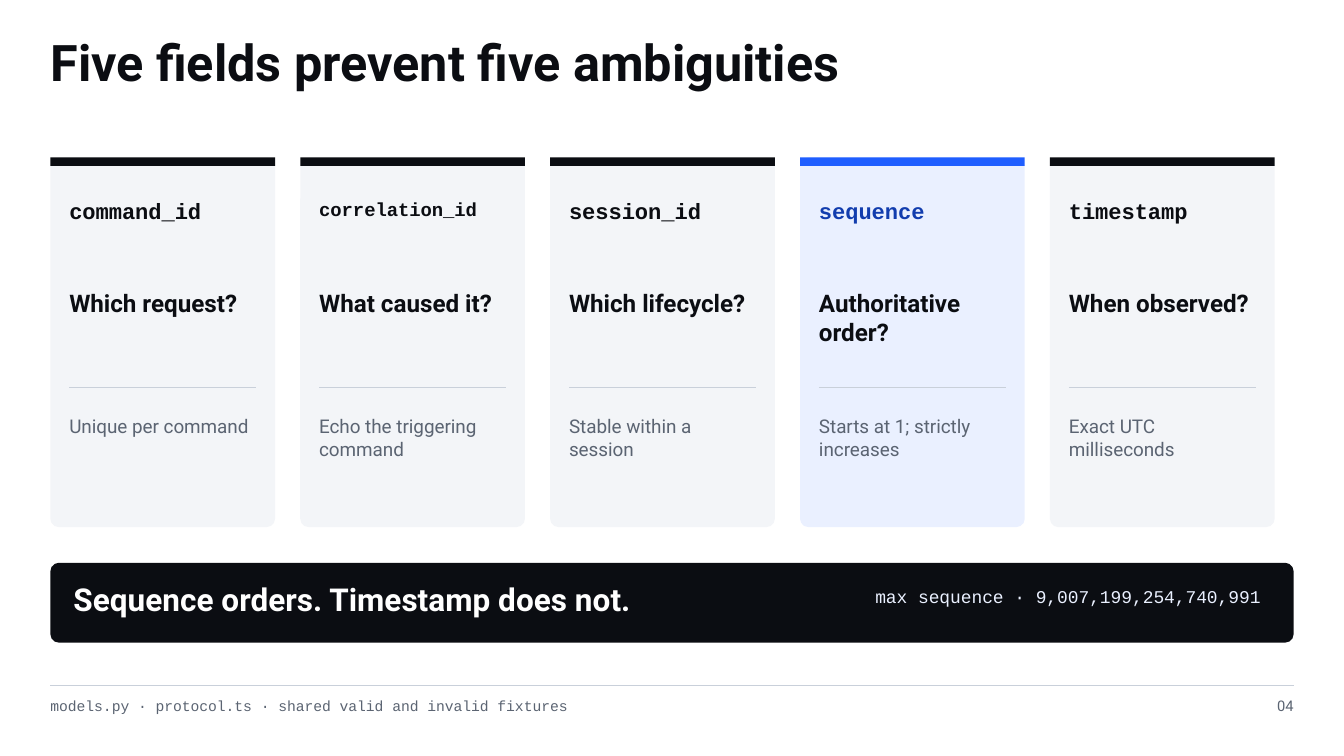
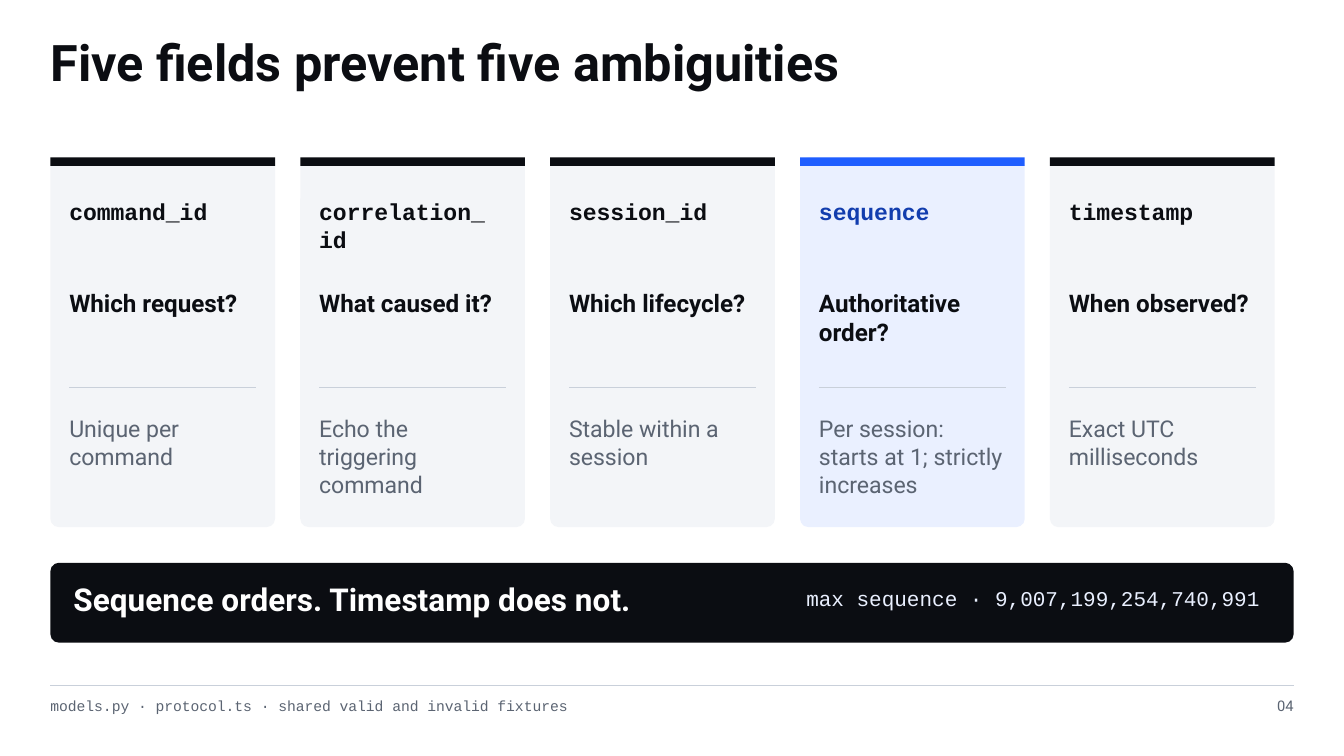
Before and after one commit to jimmie-potts/code-assist-harness, a slide deck: slide 4 of docs/lessons/assets/cah-004-protocol-v1.pptx. Drawn at 1344x756 pixels with LibreOffice and Linux fonts; fonts in the diff are those of the drawing. Boxes give left, top, right and bottom in pixels: in the first picture for what was removed or moved away, otherwise in the second. Text is boxed around its words. In the diff, an @@ line names an element or a change of style, - is before the commit and + after.

```diff
--- a/docs/lessons/assets/cah-004-protocol-v1.pptx
+++ b/docs/lessons/assets/cah-004-protocol-v1.pptx
@@ text at (x1=319, y1=203, x2=485, y2=249): text changed; size 13.5 to 16.5 pt @@
-correlation_id
+correlation_
+id
@@ size 15.8 to 16.5 pt in 4 elements at (x1=69, y1=203, x2=207, y2=223), (x1=569, y1=203, x2=707, y2=223), (x1=819, y1=207, x2=930, y2=225), (x1=1069, y1=203, x2=1193, y2=225) @@
@@ size 13.5 to 16.5 pt in 4 elements at (x1=69, y1=420, x2=179, y2=465), (x1=319, y1=419, x2=423, y2=493), (x1=569, y1=419, x2=719, y2=465), (x1=1069, y1=420, x2=1198, y2=465) @@
@@ text at (x1=819, y1=420, x2=1003, y2=493): text changed; size 13.5 to 16.5 pt @@
-Starts at 1; strictly increases
+Per session: starts at 1; strictly increases
@@ text "max sequence · 9,007,199,254,740,991" at (x1=806, y1=592, x2=1259, y2=611): size 12.8 to 15 pt @@
```
Also in this commit, not shown: 7 other slides changed.
